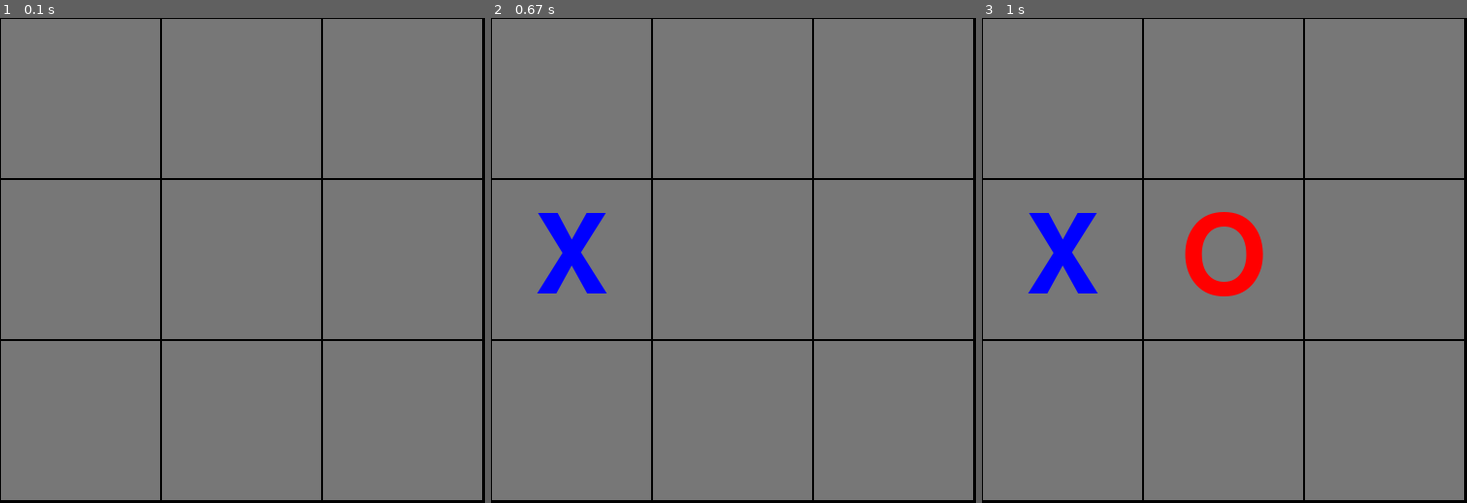
Above: before the commit, frames 1-3 (left to right).
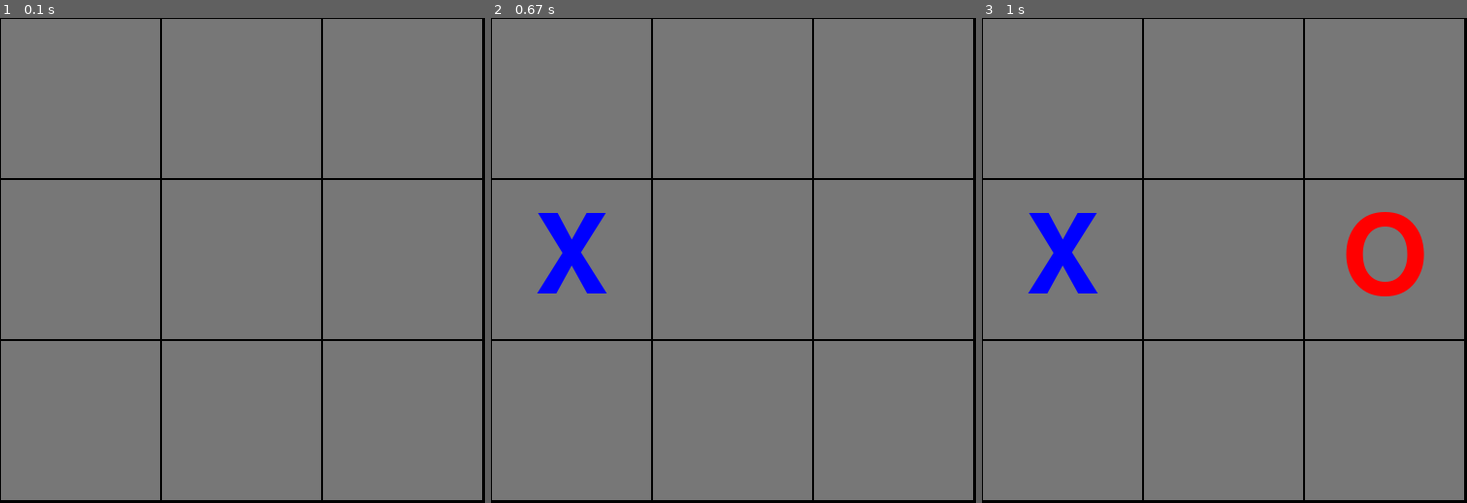
Above: after the commit, the same moments.

Repository: nafiz1001/tic-tac-toe-pygame
Game: pygame game, started from main.py
The game is run twice, just before and just after one commit, with the same random seed, the same clock (stepped at 60 frames per second) and the same inputs.
Inputs (mouse positions are in pixels of both pictures, inside the frame that each line leads up to):
- Up to frame 1 (0.1 s): no input
- Up to frame 2 (0.67 s): press the mouse at (733, 294) at 0.37 s; move the mouse to (675, 279) at 0.47 s; release the mouse at (617, 265) at 0.6 s
- Up to frame 3 (1 s): click (1074, 187) at 0.72 s

Frames 1-2 are identical in both runs. In frame 3, 2.9% of the frame differs, in the area x 41-92%, y 40-58%.

Commit message:
define and use rev_path

Diff:
--- a/tictactoe.py
+++ b/tictactoe.py
@@ -36,7 +36,7 @@
         self.__prev_ttt = prev_ttt
         self.__prev_point = prev_point
         self.__prev_player = prev_player
-        self.__curr_player = [s for s in PLAYERS if s != prev_player][0]
+        self.__curr_player = [s for s in PLAYERS if s != self.__prev_player][0]
         self.__state: typing.Union[
             "TicTacToe.InProgress", "TicTacToe.Draw", "TicTacToe.Win"
         ] = TicTacToe.InProgress()
@@ -65,15 +65,16 @@
             EMPTY_CELL,
         )
 
+    def rev_path(self):
+        ttt = self
+        while ttt and ttt.__prev_point and ttt.__prev_player:
+            yield ttt
+            ttt = ttt.__prev_ttt
+
     def curr_board(self):
-        def aux():
-            ttt = self
-            while ttt and ttt.__prev_point and ttt.__prev_player:
-                yield (ttt.__prev_point, ttt.__prev_player)
-                ttt = ttt.__prev_ttt
+        board = dict(EMPTY_BOARD)
+        board.update({ttt.__prev_point: ttt.__curr_player for ttt in self.rev_path()})
 
-        board = dict(EMPTY_BOARD)
-        board.update(aux())
         return board
 
     def curr_player(self):
